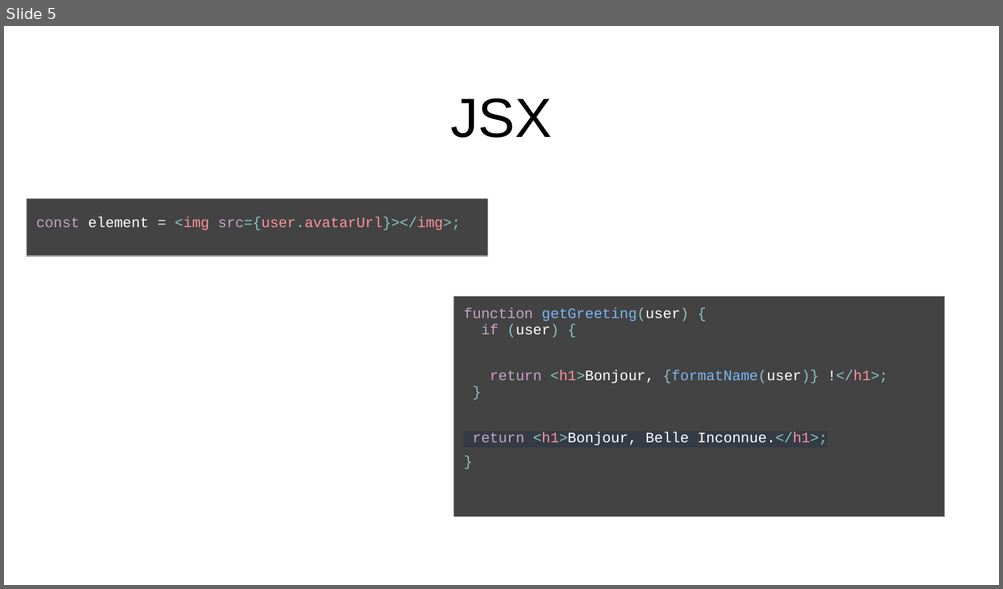
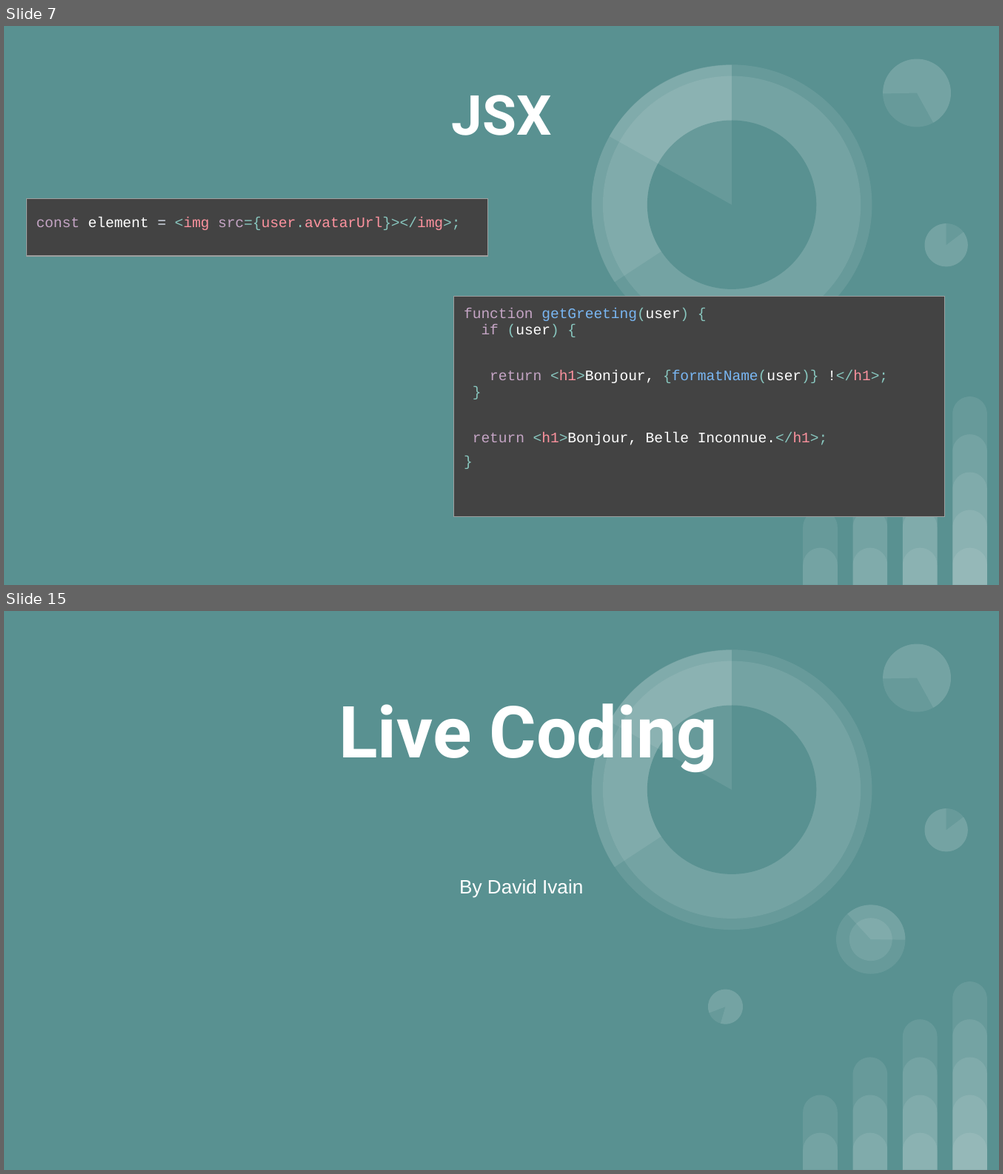
Before and after one commit to FXpel/IFI_React, a slide deck: cours/IFI_React.pptx. Shown one above the other, each under a label of ours: slide 5 before the commit, slides 7 and 15 after it; the slides between them are not shown. The pictures are 1003x589 and 1003x1174 pixels, drawn with LibreOffice and Linux fonts; fonts in the diff are those of the drawing. Boxes give left, top, right and bottom in pixels: in the first picture for what was removed or moved away, otherwise in the second. Text is boxed around its words. In the diff, an @@ line names an element or a change of style, - is before the commit and + after.

```diff
--- a/cours/IFI_React.pptx
+++ b/cours/IFI_React.pptx
@@ slide 15 added at (4,611,999,1170), background #599191; not listed: 28 template elements that a slide beside it also shows @@
@@ title added at (338,703,717,772), 52 pt, text #FFFFFF, bold @@
+Live Coding
@@ text added at (459,880,583,897), 14 pt, text #FFFFFF @@
+By David Ivain
@@ what was slide 5 is now slide 7 @@
@@ slide 7 changed as well @@
@@ background #FFFFFF to #599191 @@
@@ title "JSX" at (452,95,552,136): font Arial to Roboto, text colour #000000 to #FFFFFF, bold on; vertical alignment bottom to middle @@
@@ group added at (552,26,967,383): 5 ellipses, 4 pie slice (boxed as its full ellipse)s @@
@@ table at (453,297,944,585) @@
@@ highlight #353B45 to none in "return <h1>Bonjour, Belle Inconnue.</h1>;" @@
@@ group added at (802,397,987,585): 14 round same rects @@
```
Also in this commit, not shown: 7 other slides changed, 6 other slides added, 3 slides removed, 1 other file.
